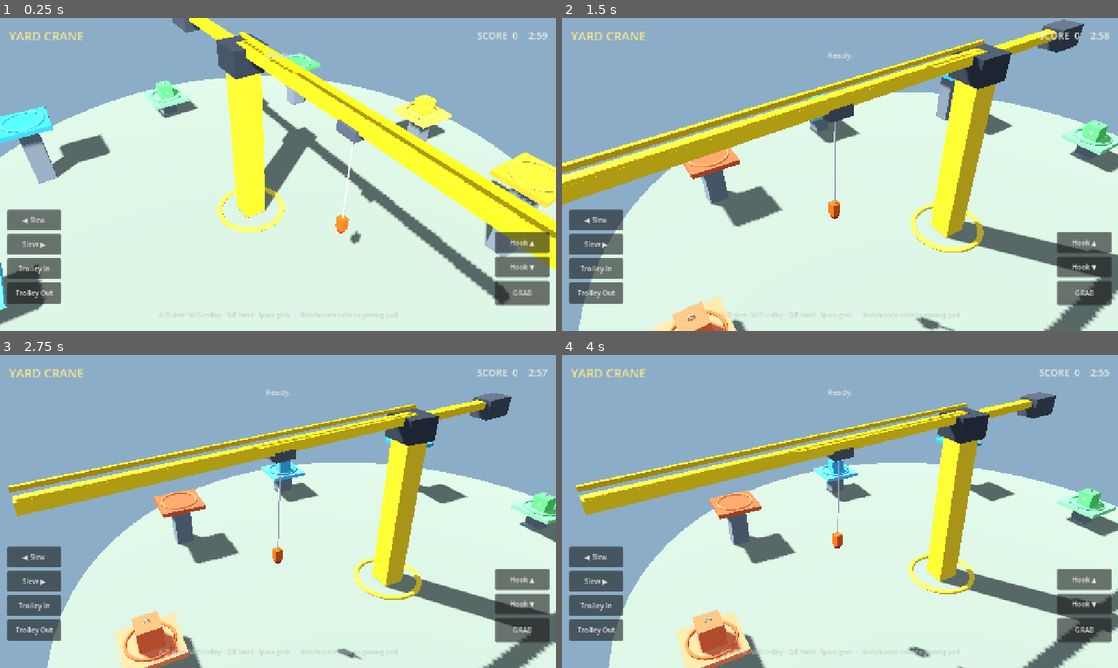
Above: before the commit, frames 1-4 (two rows, left to right).
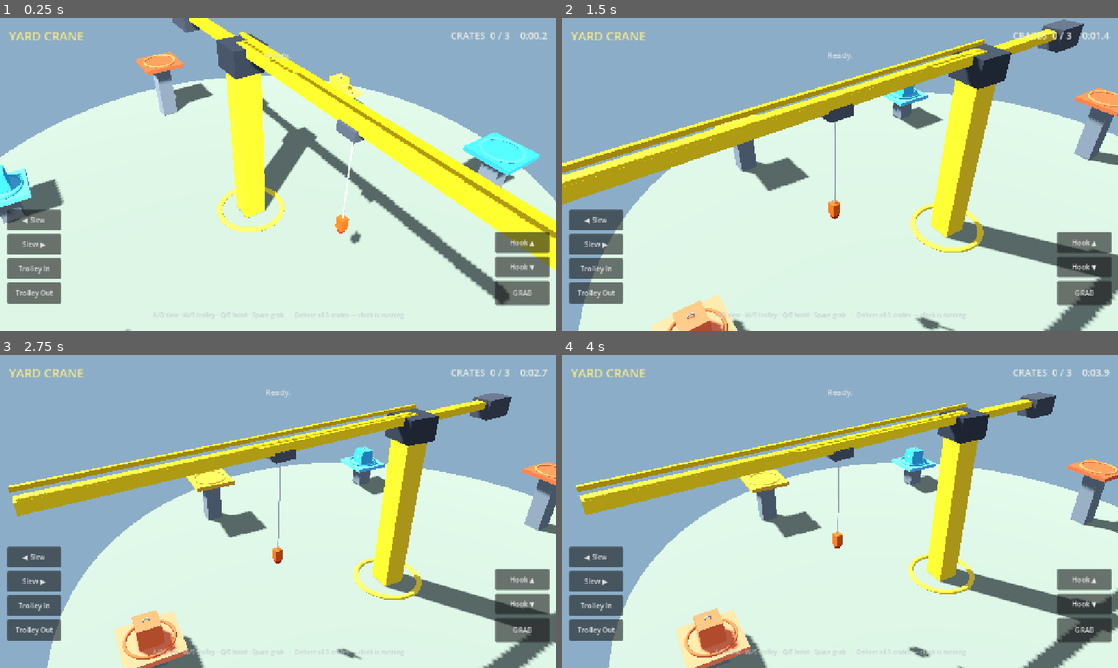
Above: after the commit, the same moments.

Repository: imjasonh/playground
Game: Godot game, scene res://scenes/main.tscn
The game is run twice, just before and just after one commit, with the same random seed, the same clock (stepped at 60 frames per second) and the same inputs.
Inputs:
- Up to frame 1 (0.25 s): no input
- Up to frame 2 (1.5 s): hold D (rotate_right) 0.53-1.28 s; hold Space (grab) 0.53-1.28 s; hold E (hook_down) from 1.28 s (still down); tap W (boom_in) at 1.35 s
- Up to frame 3 (2.75 s): tap Space (grab) at 1.55 s; release E (hook_down) at 2.03 s; hold D (rotate_right) from 2.03 s (still down); hold Space (grab) from 2.03 s (still down); tap S (boom_out) at 2.1 s
- Up to frame 4 (4 s): release D (rotate_right) at 2.78 s; release Space (grab) at 2.78 s; hold Q (hook_up) 2.78-3.53 s; tap Space (grab) at 2.85 s; hold A (rotate_left) from 3.53 s (still down); hold Space (grab) from 3.53 s (still down)

The runs differ from the first frame. In frame 1, 10% of the frame differs, in the area x 0-100%, y 4-100%; in frame 2, 6.6%; in frame 3, 6.5%; in frame 4, 6.6%.

Commit message:
Make Yard Crane a timed three-crate clear
Drop green, keep coral/blue/amber only, and place each pickup opposite its
drop pad. No respawns — stopwatch until all three crates are delivered.

Co-authored-by: Jason Hall <imjasonh@users.noreply.github.com>

Diff:
--- a/crane/src/scenes/main.tscn
+++ b/crane/src/scenes/main.tscn
@@ -100,14 +100,14 @@
 layout_mode = 2
 theme_override_colors/font_color = Color(0.92, 0.93, 0.9, 1)
 theme_override_font_sizes/font_size = 22
-text = "SCORE  0"
+text = "CRATES  0 / 3"
 horizontal_alignment = 2
 
 [node name="Time" type="Label" parent="HUD/Root/TopBar"]
 layout_mode = 2
 theme_override_colors/font_color = Color(0.92, 0.93, 0.9, 1)
 theme_override_font_sizes/font_size = 22
-text = "3:00"
+text = "0:00.0"
 horizontal_alignment = 2
 
 [node name="Status" type="Label" parent="HUD/Root"]
@@ -139,7 +139,7 @@
 grow_vertical = 0
 theme_override_colors/font_color = Color(0.75, 0.78, 0.8, 0.85)
 theme_override_font_sizes/font_size = 14
-text = "A/D slew · W/S trolley · Q/E hoist · Space grab   ·   Match crate color to glowing pad"
+text = "A/D slew · W/S trolley · Q/E hoist · Space grab   ·   Deliver all 3 crates — clock is running"
 horizontal_alignment = 1
 
 [node name="Controls" type="Control" parent="HUD/Root"]
--- a/crane/src/scripts/game.gd
+++ b/crane/src/scripts/game.gd
@@ -1,10 +1,17 @@
 ## Yard Crane — main game controller.
-## Builds the circular yard, drives scoring, and wires the crane + HUD.
+## Three crates, three destinations; stopwatch until the yard is clear.
 extends Node3D
 
-const PLATFORM_COUNT := 8
+const SLOT_COUNT := 6
+const CRATE_COUNT := 3
 const YARD_RADIUS := 18.0
-const ROUND_SECONDS := 180.0
+
+## Coral, steel blue, amber — no green.
+const PAD_COLORS := [
+	Color(0.85, 0.35, 0.2),
+	Color(0.2, 0.55, 0.75),
+	Color(0.85, 0.62, 0.18),
+]
 
 @onready var crane: Crane = $Crane
 @onready var yard: Node3D = $Yard
@@ -12,17 +19,16 @@
 @onready var hud: CanvasLayer = $HUD
 @onready var camera: Camera3D = $CameraRig/Camera3D
 
-var score: int = 0
 var delivered: int = 0
-var time_left: float = ROUND_SECONDS
+var elapsed: float = 0.0
 var game_over: bool = false
 var _spawn_queue: Array[Dictionary] = []
 var _rng := RandomNumberGenerator.new()
 
-signal score_changed(score: int)
+signal progress_changed(delivered: int, total: int)
 signal time_changed(seconds: float)
 signal status_changed(text: String)
-signal game_ended(final_score: int, delivered: int)
+signal game_ended(elapsed_seconds: float, soft_count: int)
 
 
 func _ready() -> void:
@@ -33,18 +39,16 @@
 	crane.payload_delivered.connect(_on_payload_delivered)
 	crane.grab_changed.connect(_on_grab_changed)
 	crane.rough_landing.connect(_on_rough_landing)
-	score_changed.emit(score)
-	time_changed.emit(time_left)
-	status_changed.emit("Lift crates onto matching pads. Go gentle — slamming costs points.")
+	progress_changed.emit(delivered, CRATE_COUNT)
+	time_changed.emit(elapsed)
+	status_changed.emit("Move all three crates to their matching pads. Clock is running.")
 
 
 func _process(delta: float) -> void:
 	if game_over:
 		return
-	time_left = maxf(0.0, time_left - delta)
-	time_changed.emit(time_left)
-	if time_left <= 0.0:
-		_end_game()
+	elapsed += delta
+	time_changed.emit(elapsed)
 
 
 func _unhandled_input(event: InputEvent) -> void:
@@ -72,7 +76,6 @@
 	sun.shadow_enabled = true
 	add_child(sun)
 
-	# Ground disc
 	var ground := StaticBody3D.new()
 	ground.collision_layer = 1
 	ground.collision_mask = 0
@@ -96,7 +99,6 @@
 	ground.position.y = -0.2
 	yard.add_child(ground)
 
-	# Center ring marking
 	var ring := MeshInstance3D.new()
 	var torus := TorusMesh.new()
 	torus.inner_radius = 2.2
@@ -110,22 +112,36 @@
 
 
 func _build_yard() -> void:
-	# Platforms around the circle at mixed heights: pickups and drop-offs.
-	# Even indices = pickup pads, odd = drop-off pads (color-matched pairs).
-	var heights := [1.2, 3.5, 2.0, 5.0, 1.5, 4.2, 2.8, 6.0]
-	var colors := [
-		Color(0.85, 0.35, 0.2),
-		Color(0.2, 0.55, 0.75),
-		Color(0.3, 0.7, 0.35),
-		Color(0.75, 0.55, 0.15),
+	# Six pads around the circle. Each color's pickup and drop sit opposite
+	# each other (3 slots apart), never adjacent.
+	var heights := [1.4, 3.8, 2.2, 5.2, 1.8, 4.6]
+	# Slot i: pickup for color i at even phase, drop for color i opposite.
+	# color 0: pickup slot 0 → drop slot 3
+	# color 1: pickup slot 2 → drop slot 5
+	# color 2: pickup slot 4 → drop slot 1
+	var layout := [
+		{"slot": 0, "color_idx": 0, "is_drop": false},
+		{"slot": 1, "color_idx": 2, "is_drop": true},
+		{"slot": 2, "color_idx": 1, "is_drop": false},
+		{"slot": 3, "color_idx": 0, "is_drop": true},
+		{"slot": 4, "color_idx": 2, "is_drop": false},
+		{"slot": 5, "color_idx": 1, "is_drop": true},
 	]
-	for i in PLATFORM_COUNT:
-		var angle := TAU * float(i) / float(PLATFORM_COUNT)
+	# Shuffle color→pair mapping a bit by rotating which opposite pair is which,
+	# while keeping every pickup/drop pair 180° apart.
+	var rotation := _rng.randi_range(0, SLOT_COUNT - 1)
+	if rotation % 2 == 1:
+		# Keep even offset so opposites stay opposite under a slot rotate.
+		rotation -= 1
+
+	for entry in layout:
+		var slot: int = (int(entry["slot"]) + rotation) % SLOT_COUNT
+		var angle := TAU * float(slot) / float(SLOT_COUNT)
 		var pos := Vector3(cos(angle) * YARD_RADIUS, 0.0, sin(angle) * YARD_RADIUS)
-		var height: float = heights[i]
-		var color_idx := i / 2
-		var color: Color = colors[color_idx % colors.size()]
-		var is_drop := (i % 2) == 1
+		var height: float = heights[slot]
+		var color_idx: int = entry["color_idx"]
+		var is_drop: bool = entry["is_drop"]
+		var color: Color = PAD_COLORS[color_idx]
 		var platform := _make_platform(pos, height, color, is_drop, color_idx)
 		yard.add_child(platform)
 		_spawn_queue.append({
@@ -139,14 +155,13 @@
 
 func _make_platform(pos: Vector3, height: float, color: Color, is_drop: bool, color_idx: int) -> StaticBody3D:
 	var body := StaticBody3D.new()
-	body.collision_layer = 8  # platforms
+	body.collision_layer = 8
 	body.collision_mask = 0
 	body.position = pos
 	body.set_meta("is_drop", is_drop)
 	body.set_meta("color_idx", color_idx)
 	body.set_meta("pad_height", height)
 
-	# Support column
 	var column := MeshInstance3D.new()
 	var col_mesh := BoxMesh.new()
 	col_mesh.size = Vector3(1.4, height, 1.4)
@@ -157,7 +172,6 @@
 	column.material_override = col_mat
 	body.add_child(column)
 
-	# Deck
 	var deck := MeshInstance3D.new()
 	var deck_mesh := BoxMesh.new()
 	deck_mesh.size = Vector3(3.6, 0.35, 3.6)
@@ -169,7 +183,6 @@
 	deck.material_override = deck_mat
 	body.add_child(deck)
 
-	# Rim marker — brighter for drop pads
 	var rim := MeshInstance3D.new()
 	var rim_mesh := TorusMesh.new()
 	rim_mesh.inner_radius = 1.35
@@ -191,12 +204,11 @@
 	shape.position.y = (height + 0.35) * 0.5
 	body.add_child(shape)
 
-	# Invisible delivery trigger volume above drop pads
 	if is_drop:
 		var area := Area3D.new()
 		area.name = "DropZone"
 		area.collision_layer = 0
-		area.collision_mask = 2  # payloads
+		area.collision_mask = 2
 		area.monitoring = true
 		area.position.y = height + 1.2
 		var area_shape := CollisionShape3D.new()
@@ -212,7 +224,6 @@
 
 
 func _seed_payloads() -> void:
-	# Place a crate on each pickup pad.
 	for entry in _spawn_queue:
 		if entry["is_drop"]:
 			continue
@@ -229,49 +240,42 @@
 	payload.freeze = false
 
 
+var _soft_count: int = 0
+
+
 func _on_payload_delivered(payload: Payload, soft: bool) -> void:
 	if game_over:
 		return
-	var color_idx := payload.color_idx
-	var base := 100
-	var mass_bonus := int(payload.mass_kg / 10.0)
-	var soft_bonus := 50 if soft else 0
-	var time_bonus := int(clampf(time_left / ROUND_SECONDS, 0.0, 1.0) * 40.0)
-	var gained := base + mass_bonus + soft_bonus + time_bonus
-	score += gained
+	if soft:
+		_soft_count += 1
 	delivered += 1
-	score_changed.emit(score)
-	var feel := "Soft set" if soft else "Delivered"
-	status_changed.emit("%s +%d  ·  %d loads" % [feel, gained, delivered])
-	payload.queue_free()
-	# Respawn a new crate on the matching pickup pad after a beat.
-	await get_tree().create_timer(1.2).timeout
-	if game_over:
-		return
-	for entry in _spawn_queue:
-		if not entry["is_drop"] and entry["color_idx"] == color_idx:
-			_spawn_payload_on_pad(entry)
-			break
+	progress_changed.emit(delivered, CRATE_COUNT)
+	var feel := "Soft set" if soft else "Set down"
+	status_changed.emit("%s · %d / %d crates" % [feel, delivered, CRATE_COUNT])
+	# Leave the crate on the pad so the yard fills as you finish.
+	payload.settle_on_pad()
+	if delivered >= CRATE_COUNT:
+		_end_game()
 
 
 func _on_grab_changed(holding: bool) -> void:
 	if holding:
 		status_changed.emit("Hooked. Ease it over — watch the swing.")
-	else:
+	elif not game_over:
 		status_changed.emit("Hook free.")
 
 
-func _on_rough_landing(penalty: int) -> void:
-	score = maxi(0, score - penalty)
-	score_changed.emit(score)
-	status_changed.emit("Hard contact −%d" % penalty)
+func _on_rough_landing(_penalty: int) -> void:
+	if game_over:
+		return
+	status_changed.emit("Hard contact — ease off the swing.")
 
 
 func _end_game() -> void:
 	game_over = true
 	crane.set_enabled(false)
-	status_changed.emit("Shift over — Space to run another.")
-	game_ended.emit(score, delivered)
+	status_changed.emit("Yard clear — Space to run another.")
+	game_ended.emit(elapsed, _soft_count)
 
 
 func _restart() -> void:
--- a/crane/src/scripts/hud.gd
+++ b/crane/src/scripts/hud.gd
@@ -1,7 +1,7 @@
-## Score / timer HUD plus on-screen crane controls for touch.
+## Elapsed-time HUD plus on-screen crane controls for touch.
 extends CanvasLayer
 
-@onready var score_label: Label = $Root/TopBar/Score
+@onready var progress_label: Label = $Root/TopBar/Score
 @onready var time_label: Label = $Root/TopBar/Time
 @onready var status_label: Label = $Root/Status
 @onready var end_panel: PanelContainer = $Root/EndPanel
@@ -10,8 +10,6 @@
 
 var _game: Node3D
 var _crane: Crane
-
-# Touch button state
 var _held_actions: Dictionary = {}
 
 
@@ -19,12 +17,14 @@
 	_game = get_parent()
 	await get_tree().process_frame
 	_crane = _game.get_node_or_null("Crane") as Crane
-	if _game.has_signal("score_changed"):
-		_game.score_changed.connect(_on_score)
+	if _game.has_signal("progress_changed"):
+		_game.progress_changed.connect(_on_progress)
 		_game.time_changed.connect(_on_time)
 		_game.status_changed.connect(_on_status)
 		_game.game_ended.connect(_on_ended)
 	end_panel.visible = false
+	if help_label:
+		help_label.text = "A/D slew · W/S trolley · Q/E hoist · Space grab   ·   Deliver all 3 crates — clock is running"
 	_wire_touch_buttons()
 
 
@@ -49,27 +49,33 @@
 	_crane.set_touch_axis(rotate, trolley, hook)
 
 
-func _on_score(score: int) -> void:
-	score_label.text = "SCORE  %d" % score
+func _on_progress(delivered: int, total: int) -> void:
+	progress_label.text = "CRATES  %d / %d" % [delivered, total]
 
 
 func _on_time(seconds: float) -> void:
-	var m := int(seconds) / 60
-	var s := int(seconds) % 60
-	time_label.text = "%d:%02d" % [m, s]
-	if seconds < 30.0:
-		time_label.add_theme_color_override("font_color", Color(0.95, 0.45, 0.3))
-	else:
-		time_label.add_theme_color_override("font_color", Color(0.92, 0.93, 0.9))
+	time_label.text = _format_time(seconds)
+	time_label.add_theme_color_override("font_color", Color(0.92, 0.93, 0.9))
 
 
 func _on_status(text: String) -> void:
 	status_label.text = text
 
 
-func _on_ended(final_score: int, delivered: int) -> void:
+func _on_ended(elapsed_seconds: float, soft_count: int) -> void:
 	end_panel.visible = true
-	end_label.text = "Shift complete\n%d points · %d loads\n\nSpace / Grab to go again" % [final_score, delivered]
+	var soft_line := ""
+	if soft_count > 0:
+		soft_line = "\n%d soft set%s" % [soft_count, "s" if soft_count != 1 else ""]
+	end_label.text = "Yard clear\n%s%s\n\nSpace / Grab to go again" % [_format_time(elapsed_seconds), soft_line]
+
+
+func _format_time(seconds: float) -> String:
+	var total := int(floor(seconds))
+	var m := total / 60
+	var s := total % 60
+	var tenths := int(floor((seconds - float(total)) * 10.0))
+	return "%d:%02d.%d" % [m, s, tenths]
 
 
 func _wire_touch_buttons() -> void:
--- a/crane/src/scripts/payload.gd
+++ b/crane/src/scripts/payload.gd
@@ -5,8 +5,7 @@
 const COLORS := [
 	Color(0.85, 0.35, 0.2),
 	Color(0.2, 0.55, 0.75),
-	Color(0.3, 0.7, 0.35),
-	Color(0.75, 0.55, 0.15),
+	Color(0.85, 0.62, 0.18),
 ]
 
 var color_idx: int = 0
@@ -109,3 +108,15 @@
 		randf_range(-0.4, 0.4),
 		randf_range(-0.4, 0.4)
 	)
+
+
+func settle_on_pad() -> void:
+	## Freeze in place after a successful delivery so the crate stays visible.
+	is_held = false
+	_anchor = null
+	freeze = true
+	collision_layer = 0
+	collision_mask = 0
+	linear_velocity = Vector3.ZERO
+	angular_velocity = Vector3.ZERO
+	set_meta("delivered", true)
Not shown, changed: README.md
Not shown, changed: crane/README.md
Not shown, changed: crane/index.html
Not shown, changed: crane/index.pck
